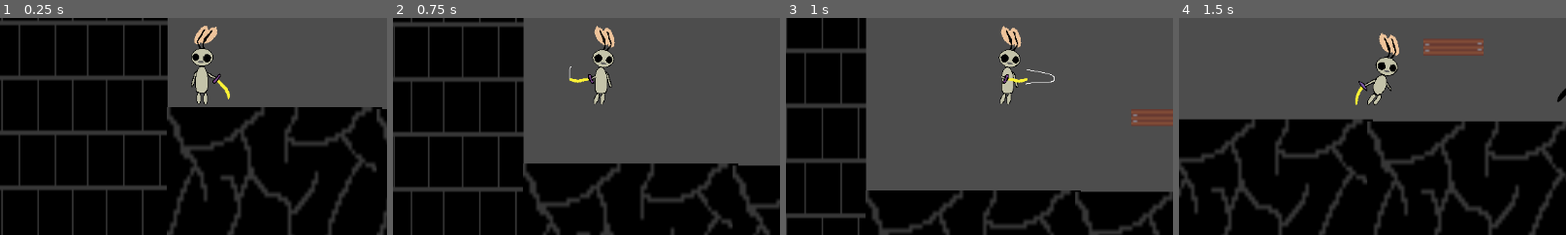
Above: before the commit, frames 1-4 (left to right).
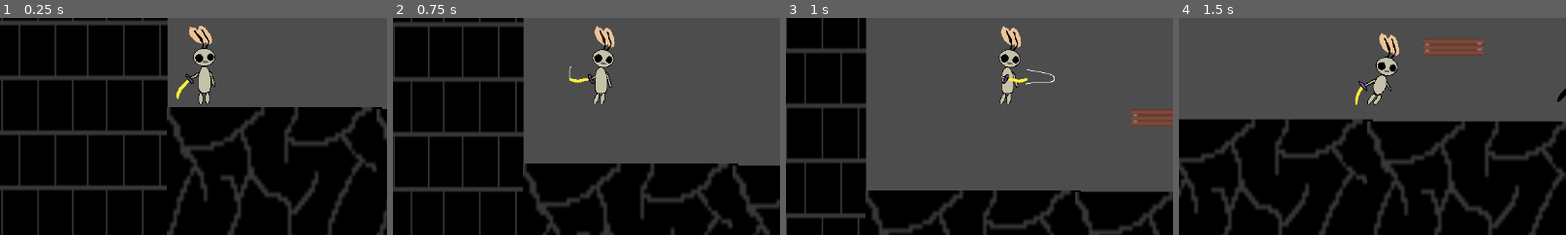
Above: after the commit, the same moments.

Repository: Jacob-Hawksley/Blade-Of-Light
Game: Godot game, scene res://node_2d.tscn
Same seed, same stepped clock (60 frames per second), same inputs: the game is played once before the commit and once after it.
Inputs:
- Up to frame 1 (0.25 s): no input
- Up to frame 2 (0.75 s): tap Enter (ui_accept) at 0.5 s; hold Right (ui_right) from 0.53 s (still down); hold Z from 0.53 s (still down)
- Up to frame 3 (1 s): keep holding Right (ui_right); keep holding Z; tap Enter (ui_accept) at 0.77 s
- Up to frame 4 (1.5 s): keep holding Right (ui_right); release Z at 1.28 s; tap Z at 1.35 s
The pictures show only the part of the screen within x 0-50%, y 49-99%; the shares and areas given below are measured in that part.

The runs differ from the first frame. In frame 1, 1.4% of the frame differs, in the area x 45-60%, y 3-41%; in frame 2, nothing differs; in frame 3, nothing differs; in frame 4, nothing differs.

Commit message:
Added health for the enemy and made them die if it goes to 0

Diff:
--- a/area_2d.gd
+++ b/area_2d.gd
@@ -1,9 +1 @@
 extends Area2D
-@onready var hpcd = 0
-func on_body_entered(body):
-	print('Body Entered')
-	if hpcd == 0:
-		hpcd = 1
-		Global.ravenhp -= 1
-		await get_tree().create_timer(0.4).timeout
-		hpcd == 0
--- a/character_body_2d_2.gd
+++ b/character_body_2d_2.gd
@@ -1,8 +1,11 @@
 extends CharacterBody2D
 @onready var sprite: AnimatedSprite2D = $AnimatedSprite2D # Or $AnimatedSprite2D if that's what you're using
+@onready var ravenhp = 15
+@onready var iframe = 0
+
 
 func _process(delta: float) -> void:
-	Global.ravenhp = 5
+	pass
 
 
 const SPEED = 100
@@ -19,3 +22,16 @@
 		sprite.flip_h = false
 	else:
 		sprite.flip_h = true
+	if ravenhp <= 0:
+		queue_free()
+
+
+
+
+func _on_area_2d_area_entered(area: Area2D) -> void:
+	if iframe == 0:
+		iframe = 1
+		print('a')
+		ravenhp -= 1
+		await get_tree().create_timer(0.3).timeout
+		iframe = 0
--- a/node_2d.gd
+++ b/node_2d.gd
@@ -4,4 +4,3 @@
 var hp = null
 var z = null
 var direct = null
-var ravenhp = null
--- a/node_2d.tscn
+++ b/node_2d.tscn
@@ -240,7 +240,6 @@
 frame_progress = 0.631589
 centered = false
 offset = Vector2(-42, -80)
-flip_h = true
 
 [node name="CollisionShape2D" type="CollisionShape2D" parent="CharacterBody2D"]
 position = Vector2(-3, -12)
@@ -373,3 +372,5 @@
 [node name="CollisionShape2D" type="CollisionShape2D" parent="Grass Floors/Grass-floor3/StaticBody2D"]
 position = Vector2(0.709351, 4.82472)
 shape = SubResource("RectangleShape2D_flf07")
+
+[connection signal="area_entered" from="Raven/Area2D" to="Raven" method="_on_area_2d_area_entered"]
